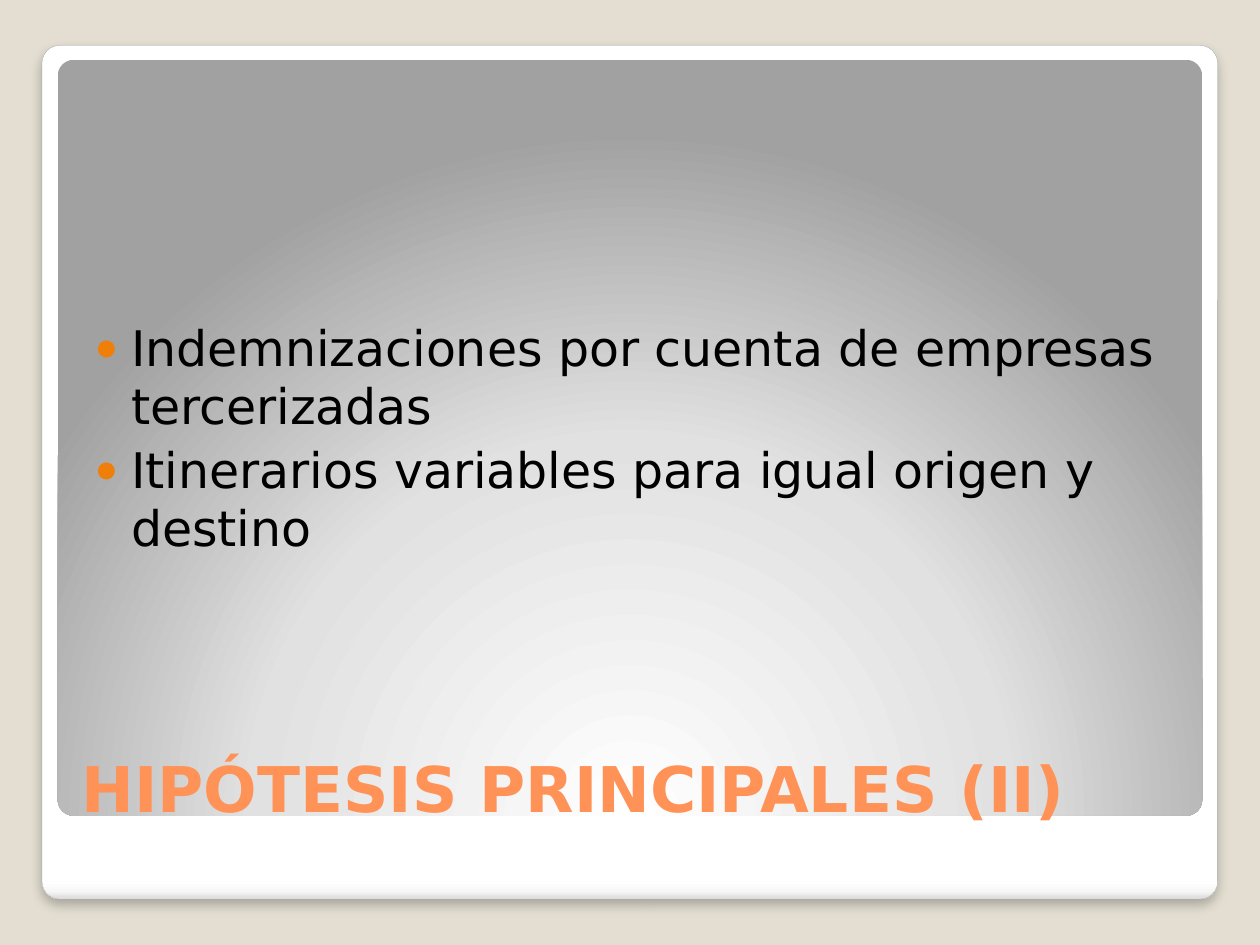
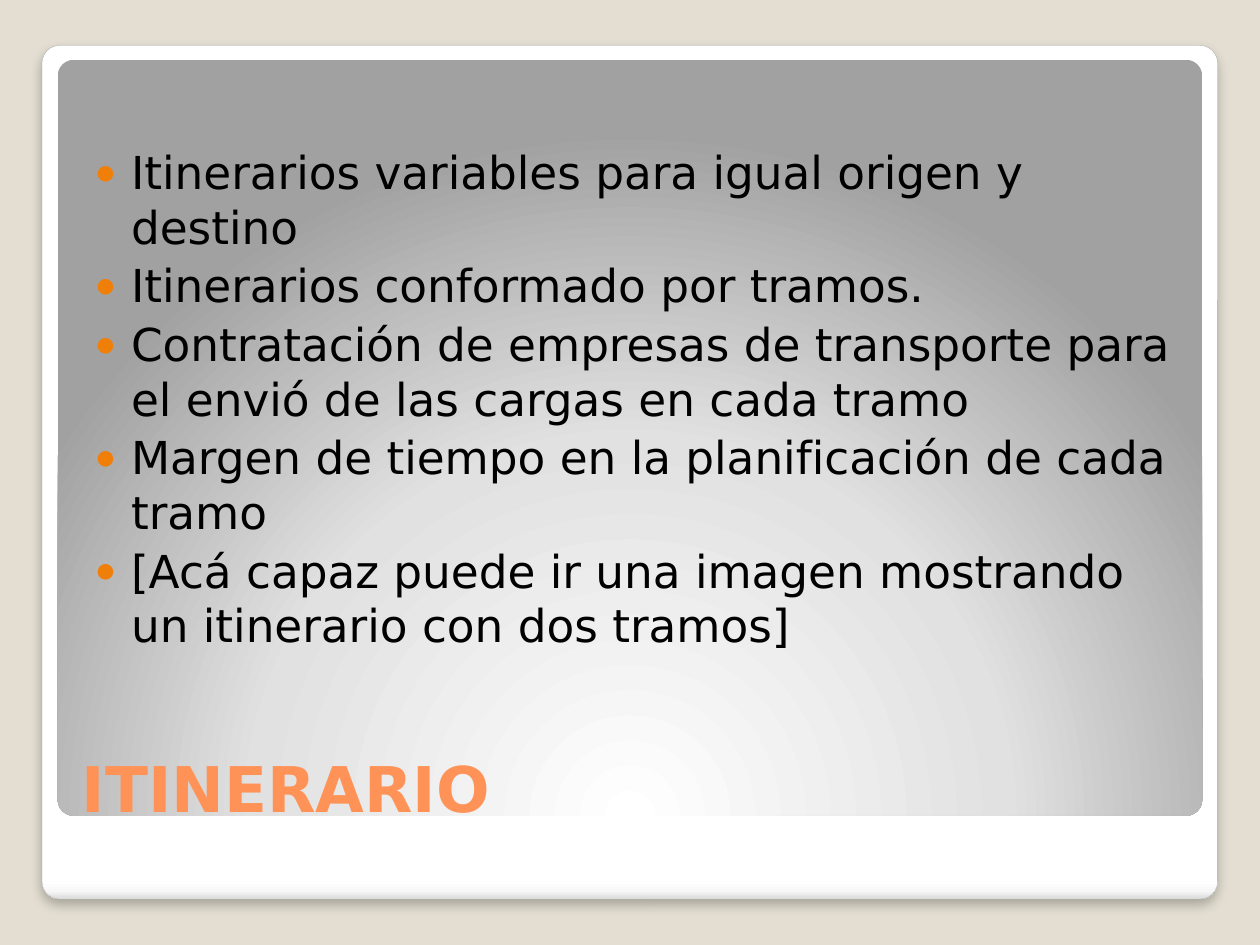
Before and after one commit to invernizzie/fiuba-grupoanin, a slide deck: slide 6 of TODOMUNDO/presentacion.pptx. Drawn at 1260x945 pixels with LibreOffice and Linux fonts; fonts in the diff are those of the drawing. Boxes give left, top, right and bottom in pixels: in the first picture for what was removed or moved away, otherwise in the second. Text is boxed around its words. In the diff, an @@ line names an element or a change of style, - is before the commit and + after.

```diff
--- a/TODOMUNDO/presentacion.pptx
+++ b/TODOMUNDO/presentacion.pptx
@@ text added at <box>131,154,1170,648</box>, 25.9 pt, text #000000 @@
+● Itinerarios variables para igual origen y destino
+● Itinerarios conformado por tramos.
+● Contratación de empresas de transporte para el envió de las cargas en cada tramo
+● Margen de tiempo en la planificación de cada tramo
+● [Acá capaz puede ir una imagen mostrando un itinerario con dos tramos]
@@ text removed at <box>131,328,1154,547</box> @@
-● Indemnizaciones por cuenta de empresas tercerizadas
-● Itinerarios variables para igual origen y destino
@@ title at <box>82,761,490,825</box>: text changed @@
-HIPÓTESIS PRINCIPALES (II)
+ITINERARIO
```
Also in this commit, not shown: 6 other slides changed, 1 slide added, 1 slide removed.
